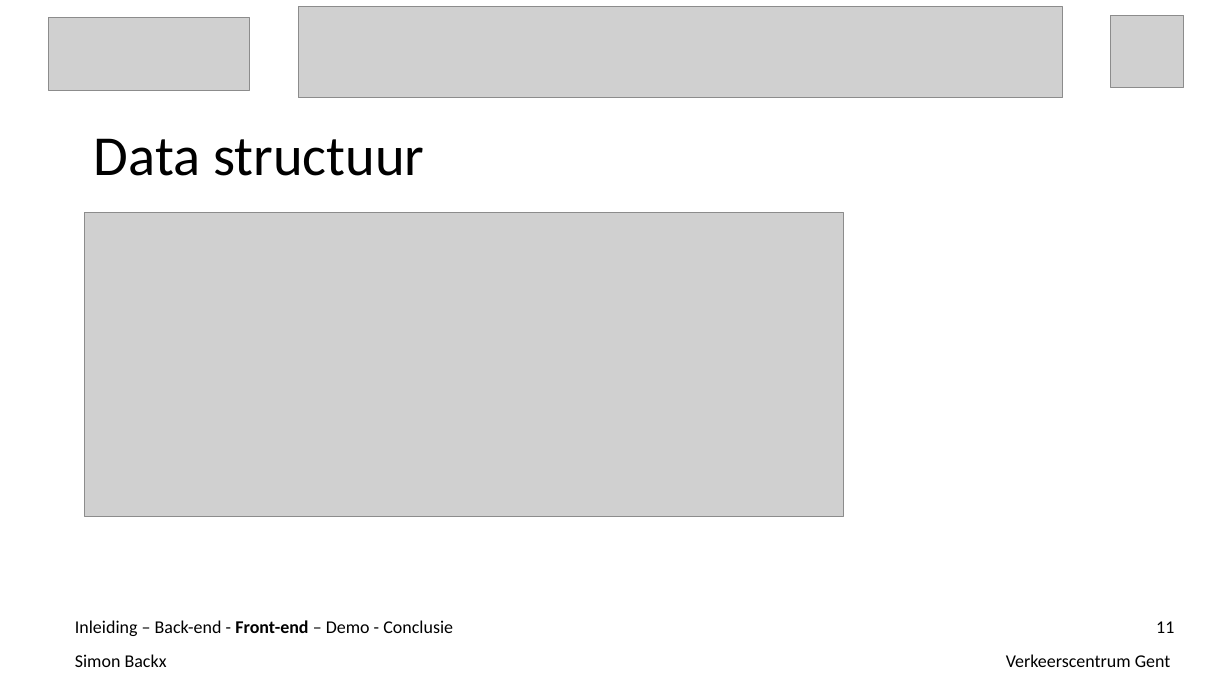
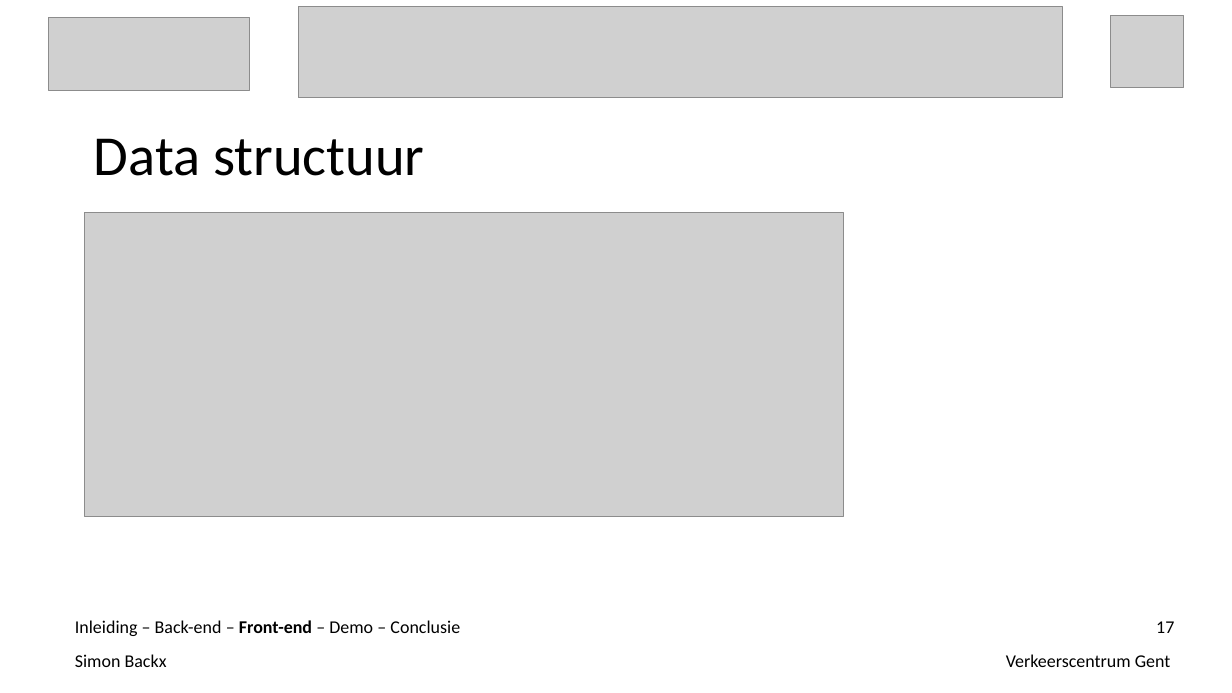
Before and after one commit to ghentlivinglab/Traffic-Travel-Time-Analyzer-1, a slide deck: slide 17 of Einddocumentatie/Presentatie.ppt (slide 11 before the commit). Drawn at 1232x693 pixels with LibreOffice and Linux fonts; fonts in the diff are those of the drawing; grey boxes stand for pictures. Boxes give left, top, right and bottom in pixels: in the first picture for what was removed or moved away, otherwise in the second. Text is boxed around its words. In the diff, an @@ line names an element or a change of style, - is before the commit and + after.

Commit message:
mijn deel presentatie. back-end

```diff
--- a/Einddocumentatie/Presentatie.ppt
+++ b/Einddocumentatie/Presentatie.ppt
@@ text at box(75, 620, 460, 636): text changed @@
-Inleiding – Back-end - Front-end – Demo - Conclusie
+Inleiding – Back-end – Front-end – Demo – Conclusie
@@ page number at box(1156, 621, 1174, 633): text changed @@
-11
+17
```
Also in this commit, not shown: 13 other slides changed, 6 slides added.
